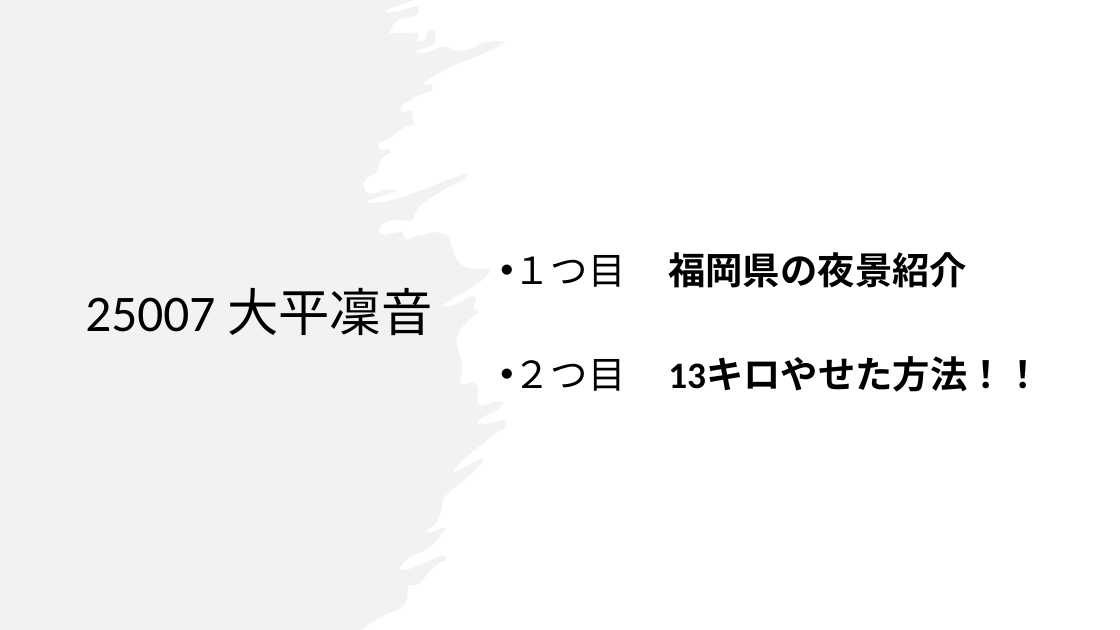
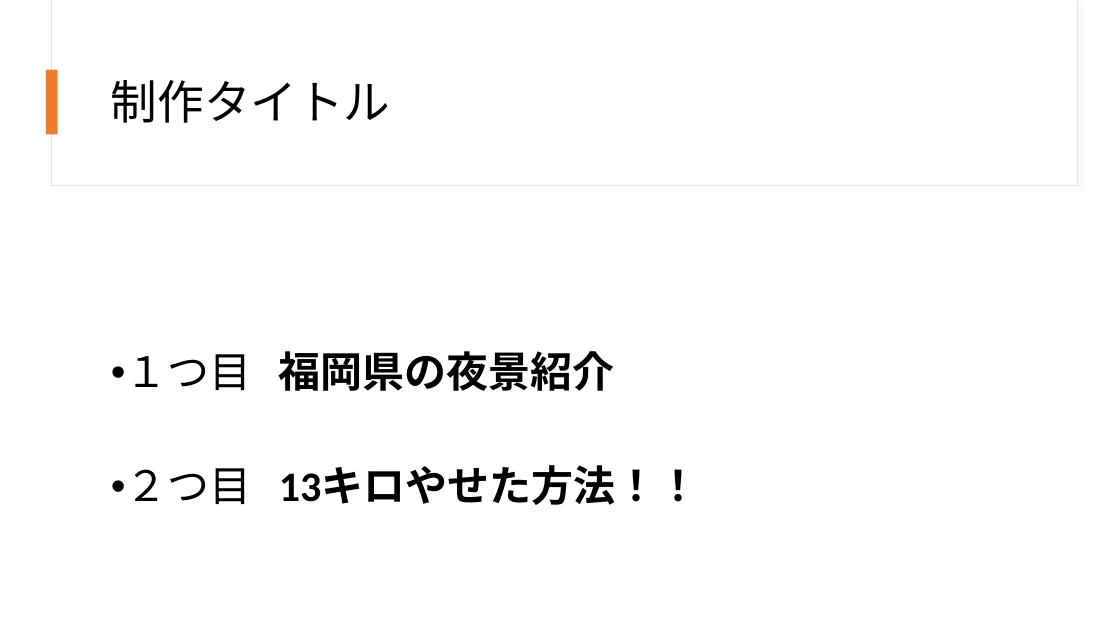
Before and after one commit to Ckg25007/zemi, a slide deck: slide 2 of 中間発表 power point/25007 大平凜音.pptx (slide 1 before the commit). Drawn at 1120x630 pixels with LibreOffice and Linux fonts; fonts in the diff are those of the drawing. Boxes give left, top, right and bottom in pixels: in the first picture for what was removed or moved away, otherwise in the second. Text is boxed around its words. In the diff, an @@ line names an element or a change of style, - is before the commit and + after.

```diff
--- a/中間発表 power point/25007 大平凜音.pptx
+++ b/中間発表 power point/25007 大平凜音.pptx
@@ freeform shape removed at (x1=0, y1=0, x2=507, y2=630) @@
@@ rectangle added at (x1=51, y1=0, x2=1077, y2=186), fill #FFFFFF, outline #E1E1E1 0.75 pt @@
@@ rectangle added at (x1=52, y1=0, x2=1077, y2=185), fill #FFFFFF @@
@@ rectangle added at (x1=46, y1=70, x2=58, y2=134), fill #ED7D31 @@
@@ title added at (x1=111, y1=80, x2=391, y2=123), 40 pt, text #000000 @@
+制作タイトル
@@ subtitle "１つ目 福岡県の夜景紹介" moved from (x1=513, y1=252, x2=1042, y2=392) to (x1=126, y1=351, x2=700, y2=505) @@
@@ subtitle "１つ目 福岡県の夜景紹介" at (x1=126, y1=351, x2=700, y2=505): size 32 to 36 pt; vertical alignment middle to top @@
@@ title removed at (x1=85, y1=287, x2=432, y2=335) @@
-25007 大平凜音
```
Also in this commit, not shown: 4 other slides changed, 2 slides added.
